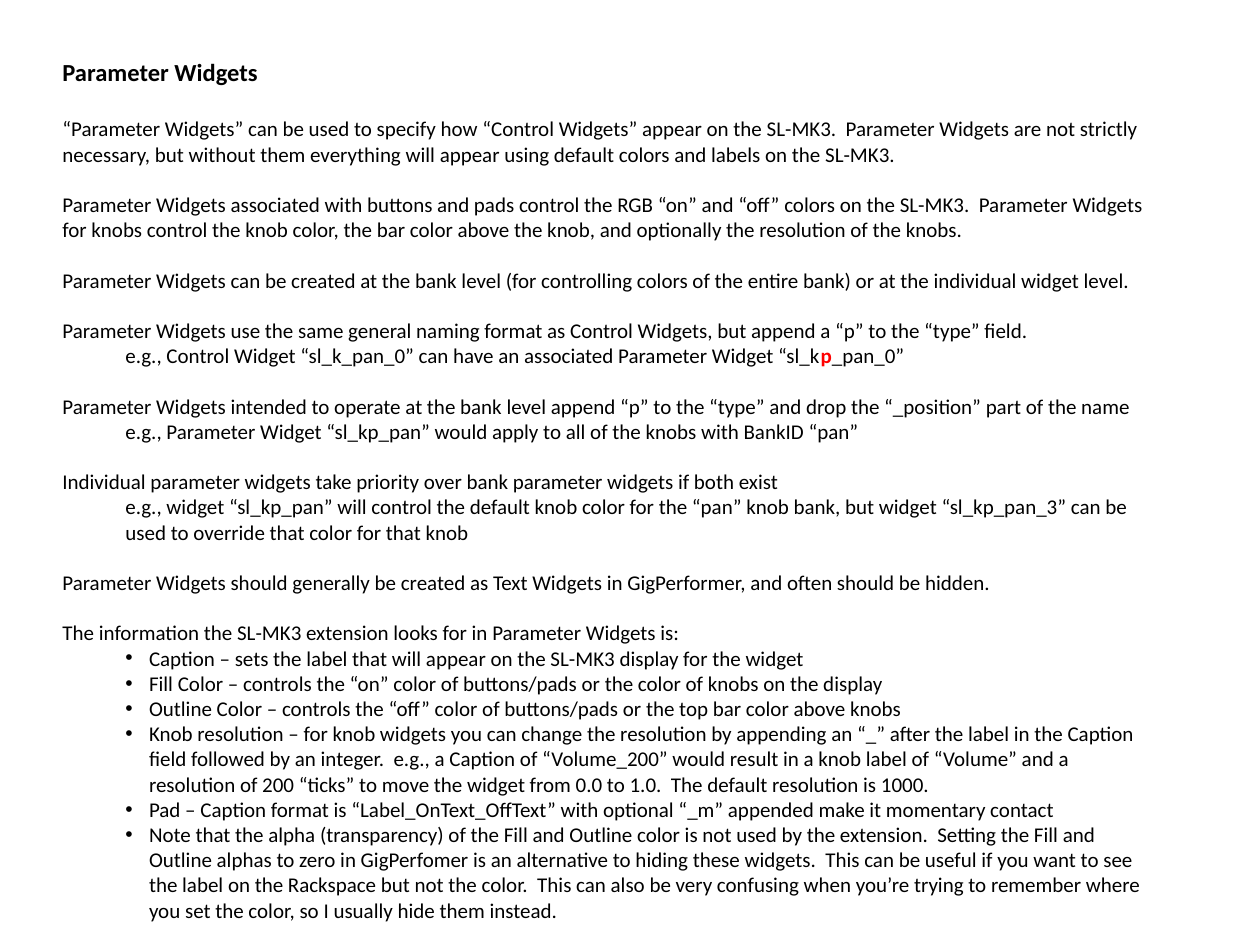
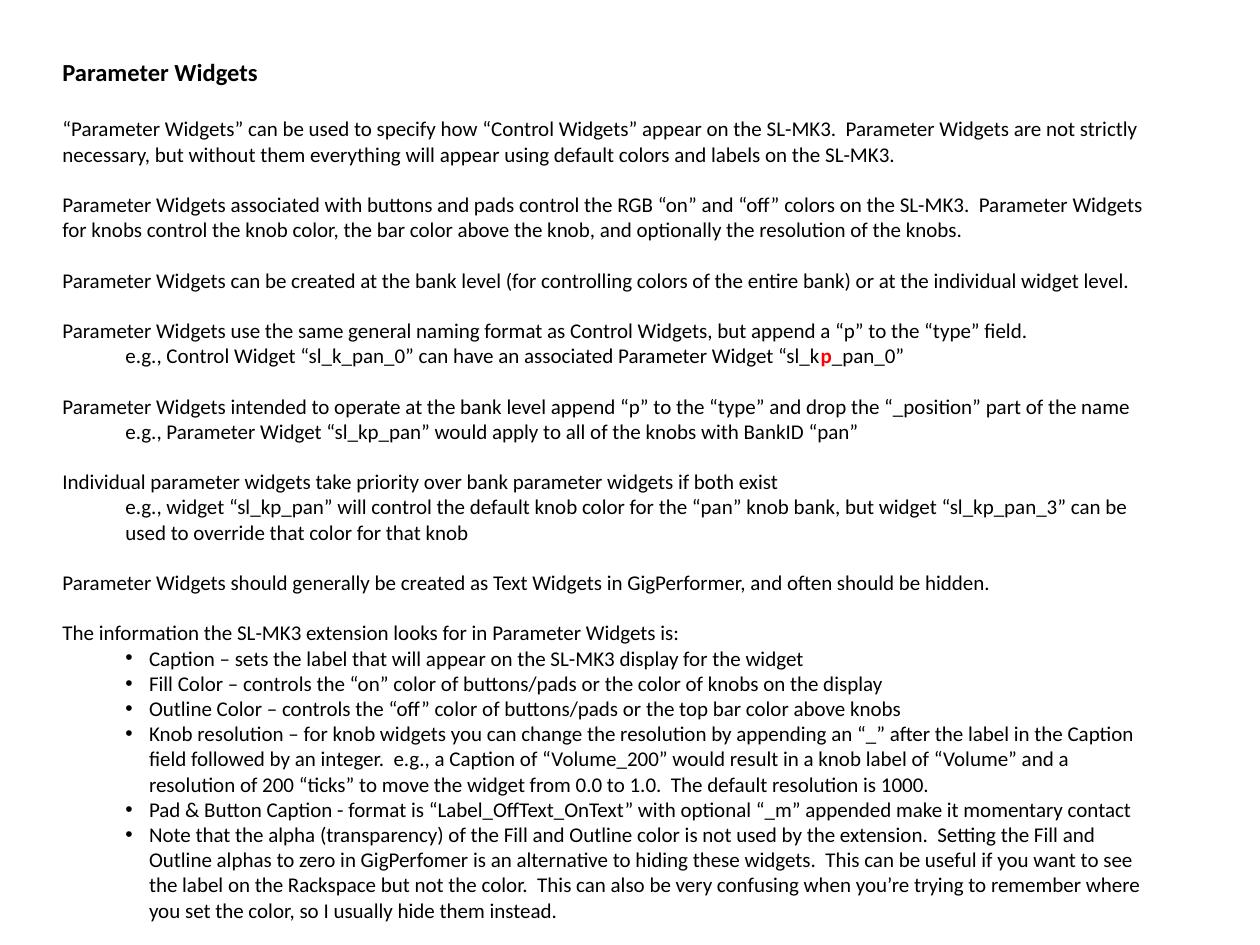
Before and after one commit to WidnerM/GP-SL-MK3, a slide deck: slide 5 of SL-MK3 Extension.pptx (slide 4 before the commit). Drawn at 1260x945 pixels with LibreOffice and Linux fonts; fonts in the diff are those of the drawing. Boxes give left, top, right and bottom in pixels: in the first picture for what was removed or moved away, otherwise in the second. Text is boxed around its words. In the diff, an @@ line names an element or a change of style, - is before the commit and + after.

Commit message:
Updated documentation, moved "_m" momentary flag to 4th position in widget Caption

```diff
--- a/SL-MK3 Extension.pptx
+++ b/SL-MK3 Extension.pptx
@@ text at [149,802,1131,821]: text changed @@
-  • Pad – Caption format is “Label_OnText_OffText” with optional “_m” appended make it momentary contact
+  • Pad & Button Caption - format is “Label_OffText_OnText” with optional “_m” appended make it momentary contact
```
Also in this commit, not shown: 3 other slides changed, 1 slide added, 3 other files.
